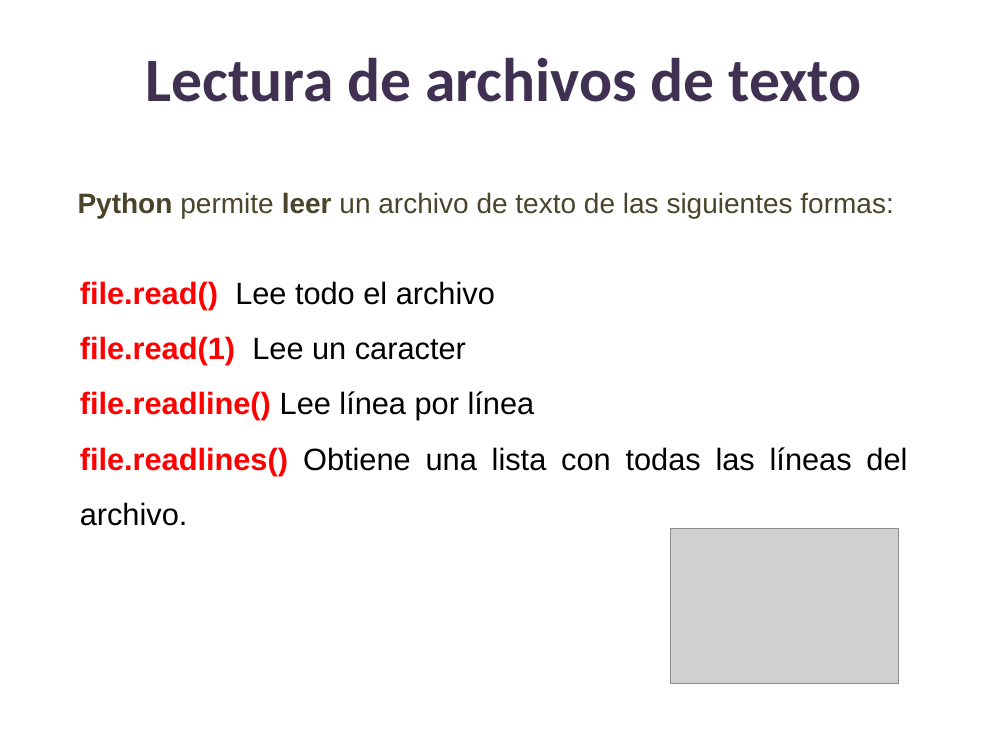
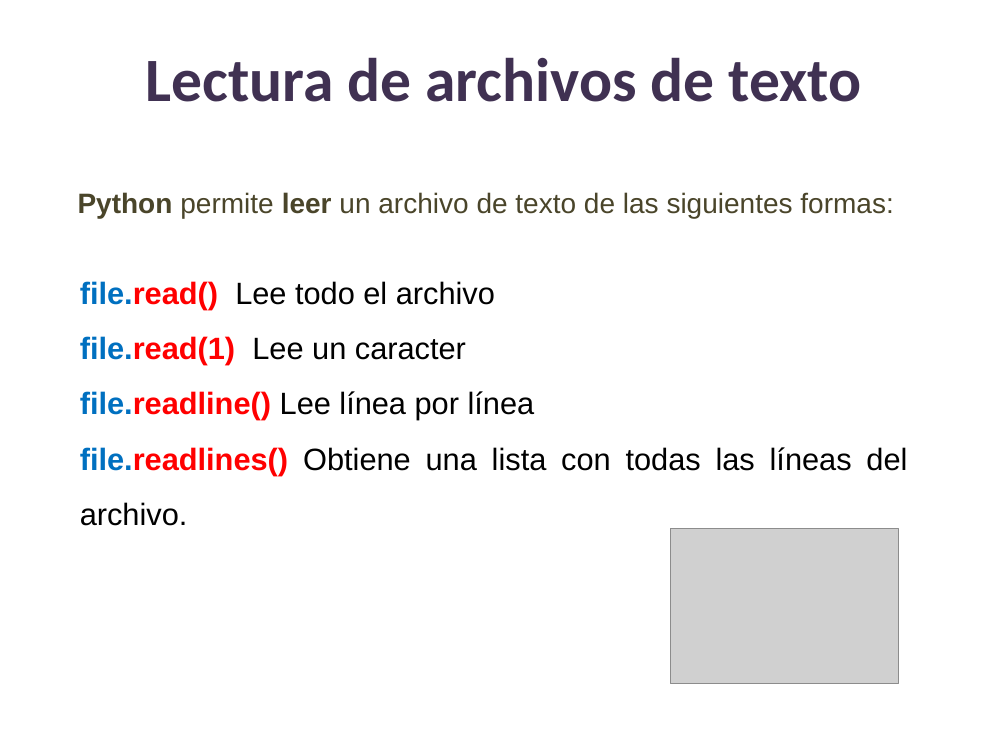
Before and after one commit to lizetheP/PensamientoC, a slide deck: slide 9 of CalendarioAgo20L/presentaciones/12_Archivos.pptx. Drawn at 1008x756 pixels with LibreOffice and Linux fonts; fonts in the diff are those of the drawing; grey boxes stand for pictures. Boxes give left, top, right and bottom in pixels: in the first picture for what was removed or moved away, otherwise in the second. Text is boxed around its words. In the diff, an @@ line names an element or a change of style, - is before the commit and + after.

```diff
--- a/CalendarioAgo20L/presentaciones/12_Archivos.pptx
+++ b/CalendarioAgo20L/presentaciones/12_Archivos.pptx
@@ text "file.read() Lee todo el archivo" at [80,281,907,526]: text colour #FF0000 to #0070C0 in "file.read()", "file.read(1)", "file.readline()", "file.readlines()" @@
```
Also in this commit, not shown: 15 other slides changed, 3 slides removed, 2 other files.
